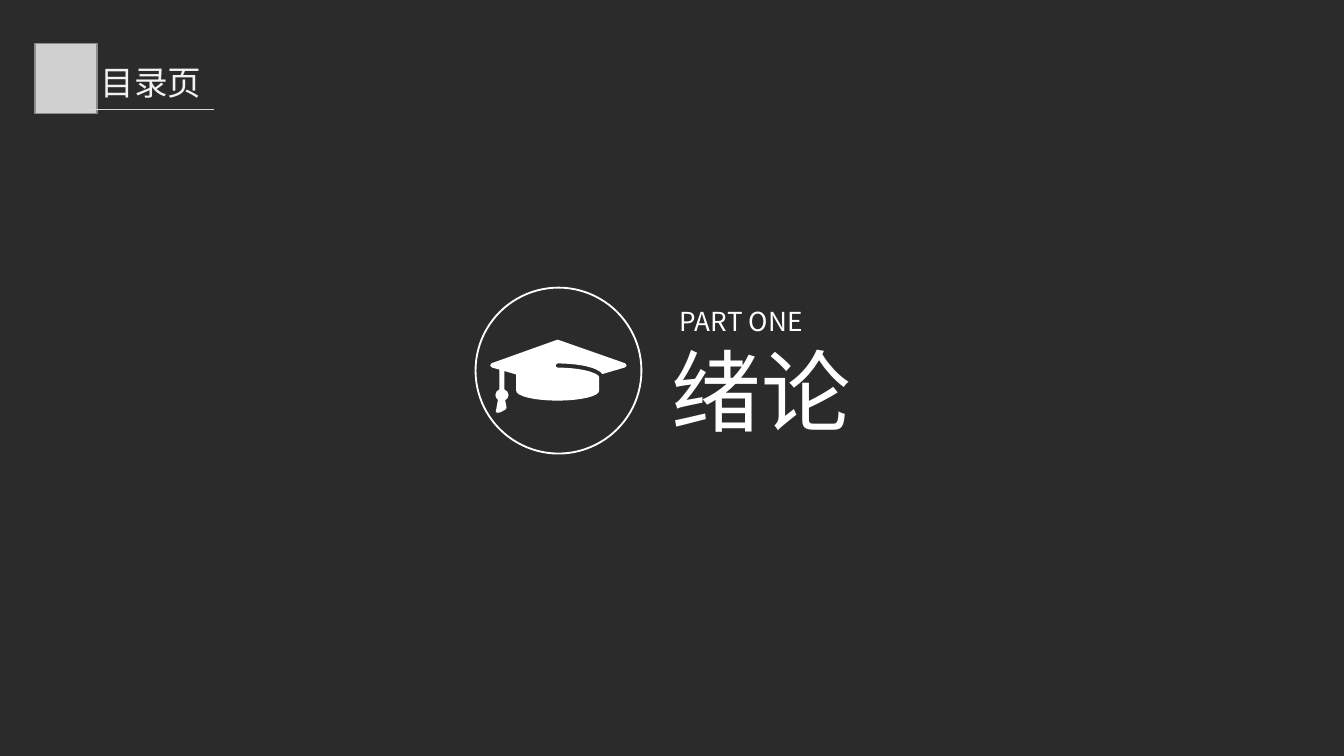
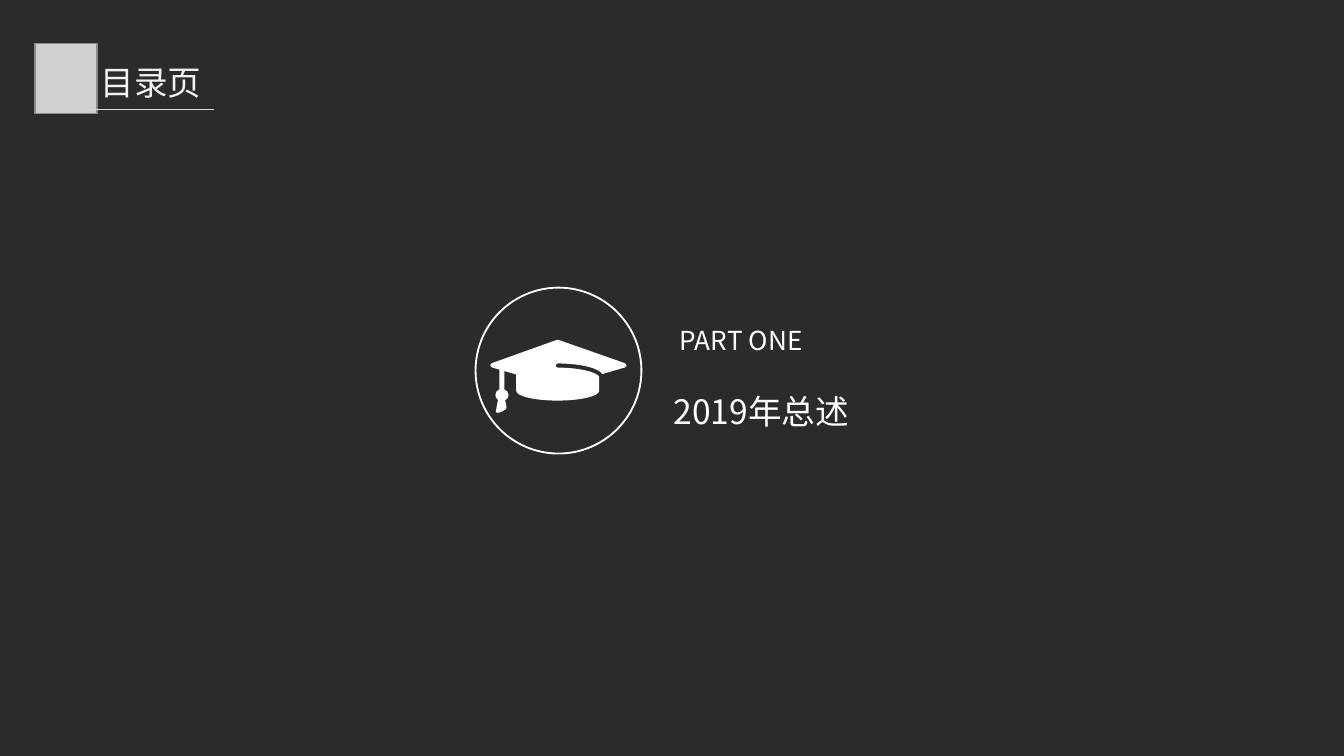
Before and after one commit to windright/ml_refer, a slide deck: slide 3 of 202001/年终总结.pptx. Drawn at 1344x756 pixels with LibreOffice and Linux fonts; fonts in the diff are those of the drawing; grey boxes stand for pictures; background and template pictures are left out; a plain dark background stands for a picture behind light text. Boxes give left, top, right and bottom in pixels: in the first picture for what was removed or moved away, otherwise in the second. Text is boxed around its words. In the diff, an @@ line names an element or a change of style, - is before the commit and + after.

```diff
--- a/202001/年终总结.pptx
+++ b/202001/年终总结.pptx
@@ text "PART ONE" moved from (x1=680, y1=311, x2=803, y2=332) to (x1=680, y1=330, x2=803, y2=351) @@
@@ text at (x1=673, y1=395, x2=848, y2=427): text changed; size 48 to 18 pt @@
-绪论
+2019年总述
```
Also in this commit, not shown: 2 other slides changed, 2 slides removed.
